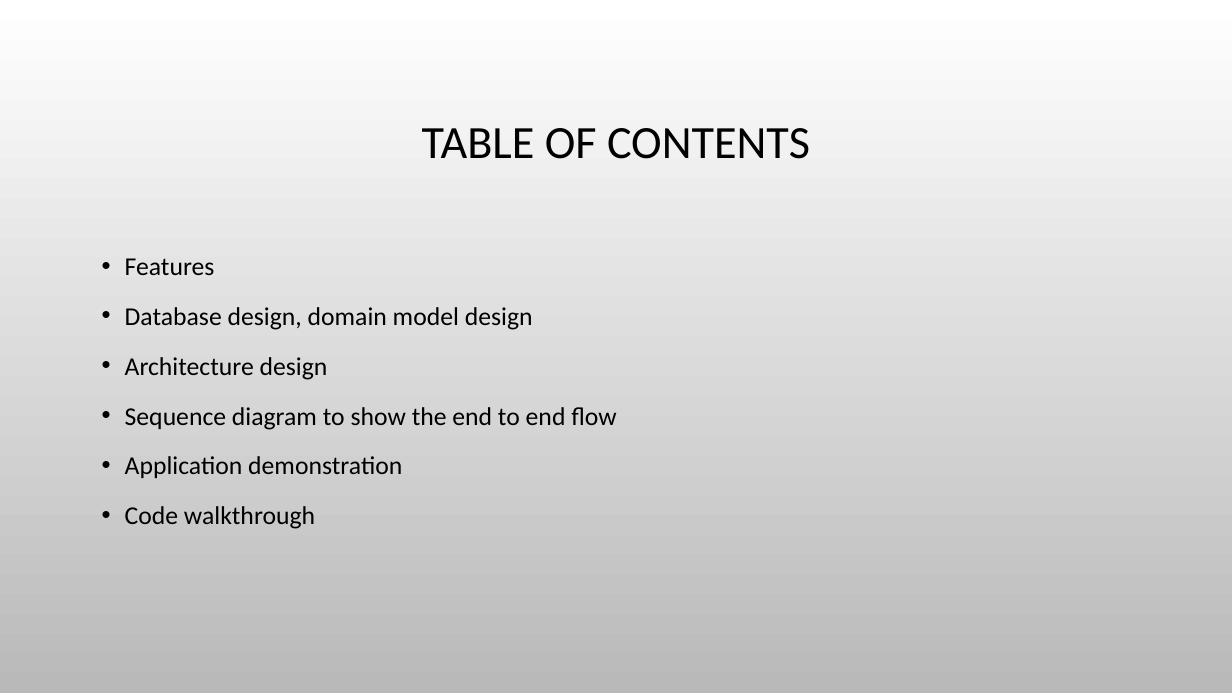
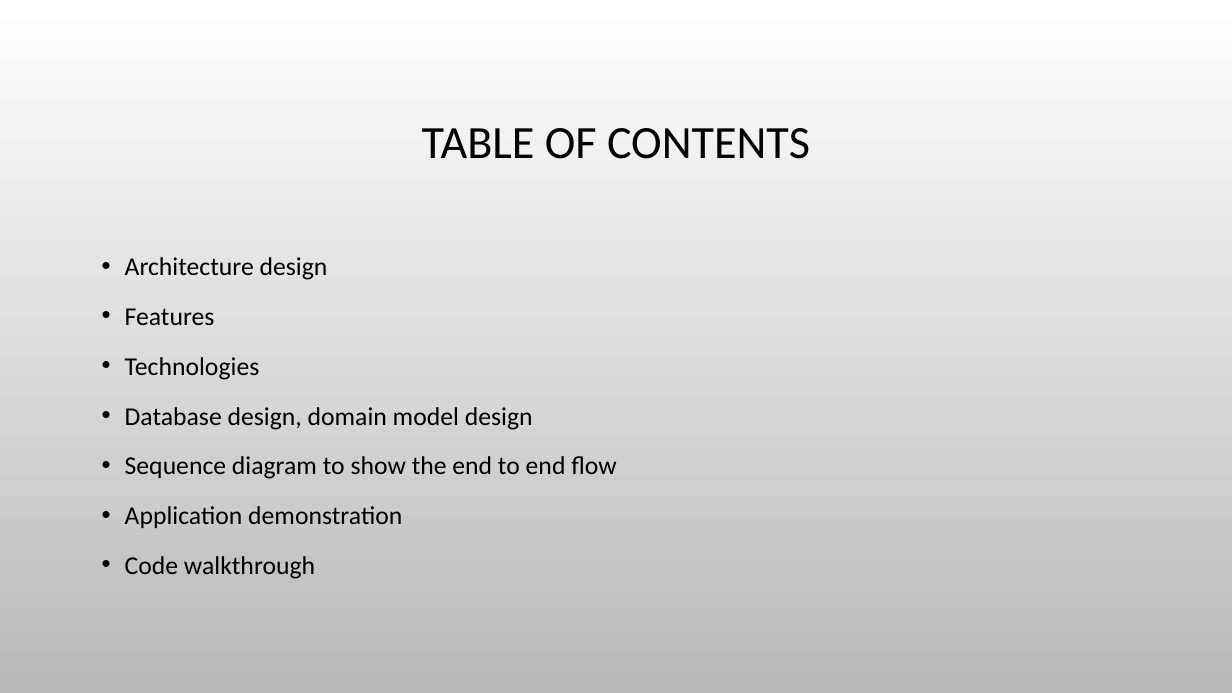
Before and after one commit to chenghao1983/9EA0F9C3-119A-4D20-9D56-E444CBEC5925_Active_Learning_Group4, a slide deck: slide 2 of Doc/Active_Learning_Group4_Presentation.pptx. Drawn at 1232x693 pixels with LibreOffice and Linux fonts; fonts in the diff are those of the drawing; background and template pictures are left out. Boxes give left, top, right and bottom in pixels: in the first picture for what was removed or moved away, otherwise in the second. Text is boxed around its words. In the diff, an @@ line names an element or a change of style, - is before the commit and + after.

```diff
--- a/Doc/Active_Learning_Group4_Presentation.pptx
+++ b/Doc/Active_Learning_Group4_Presentation.pptx
@@ text at bbox=[125, 257, 328, 280]: paragraph added @@
+• Architecture design
@@ text at bbox=[125, 357, 260, 380]: paragraph added @@
+• Technologies
@@ text at bbox=[125, 357, 328, 380]: paragraph removed @@
-• Architecture design
```
Also in this commit, not shown: 1 other slide changed.
